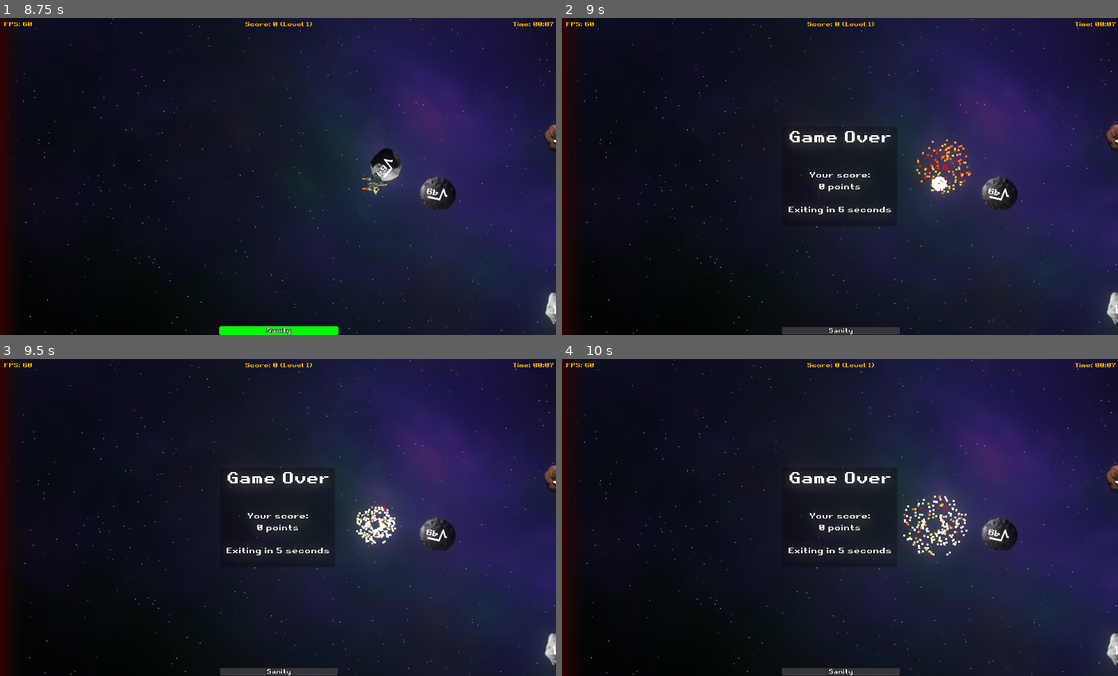
Above: before the commit, frames 1-4 (two rows, left to right).
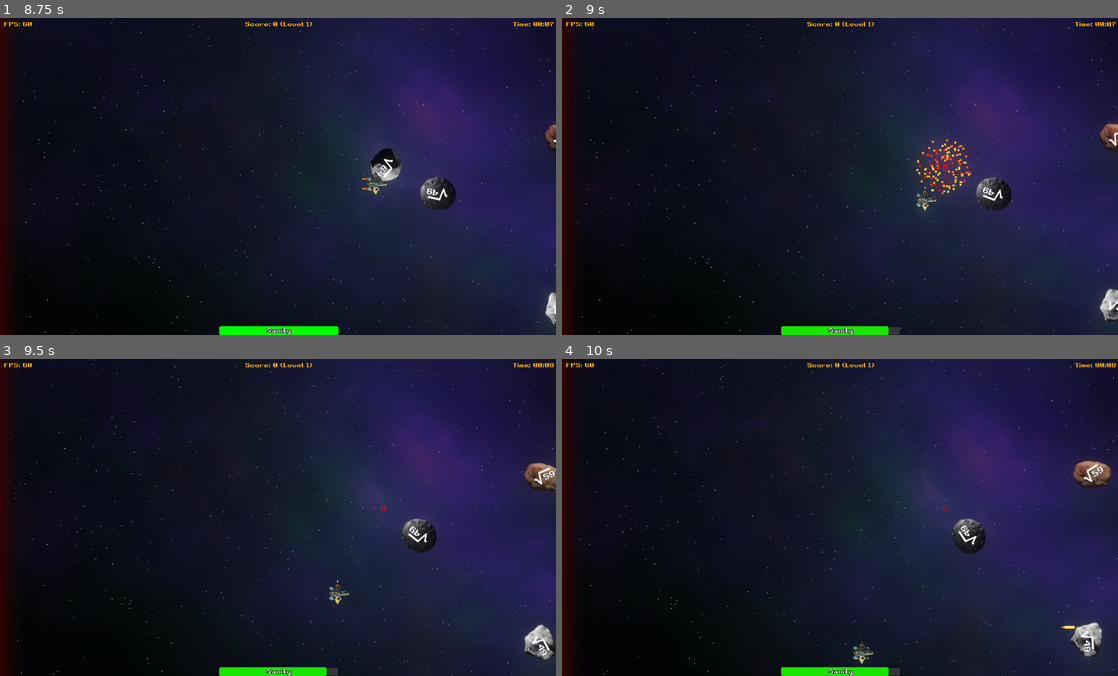
Above: after the commit, the same moments.

Repository: gingerr/ggj-2023-roots-one
Game: Godot game, scene res://MainMenu.tscn
Two runs of this game, one before a commit and one after it. Both use one fixed random seed, a clock stepped at 60 frames per second and the inputs below.
Inputs:
- Up to frame 1 (8.75 s): click "New Game" at 0.5 s; tap Enter at 1.25, 1.35, 2.1, 2.85, 3.6, 4.35, 5.1, 5.85, 6.6, 7.35, 8.1 s; hold Right (ui_right) 1.28-2.03 s; tap Space at 1.52, 2.27, 3.77, 4.52, 5.27, 6.77, 7.52, 8.27 s; hold Down (ui_down) 2.03-2.78 s; hold Right (ui_right) 2.78-3.53 s; hold Up (ui_up) 3.53-4.28 s; hold Left (ui_left) 4.28-5.78 s; hold Down (ui_down) 5.78-6.53 s; hold Right (ui_right) 6.53-7.28 s; hold Up (ui_up) 7.28-8.03 s; hold Right (ui_right) from 8.03 s (still down)
- Up to frame 2 (9 s): release Right (ui_right) at 8.78 s; hold Down (ui_down) from 8.78 s (still down); tap Enter at 8.85 s
- Up to frame 3 (9.5 s): keep holding Down (ui_down)
- Up to frame 4 (10 s): release Down (ui_down) at 9.53 s; hold Left (ui_left) from 9.53 s (still down); tap Enter at 9.6 s; tap Space at 9.77 s

Frame 1 is identical in both runs. In frame 2, 2.4% of the frame differs, in the area x 1-100%, y 0-100%; in frame 3, 3.9%; in frame 4, 4.4%, in the area x 0-100%, y 0-100%.

Commit message:
.

Diff:
--- a/Player.gd
+++ b/Player.gd
@@ -21,7 +21,7 @@
 func _ready():
 	position.x = 100
 	position.y = get_viewport_rect().size.y / 2
-	change_health(1)
+	change_health(10)
 
 
 # Called every frame. 'delta' is the elapsed time since the previous frame.
